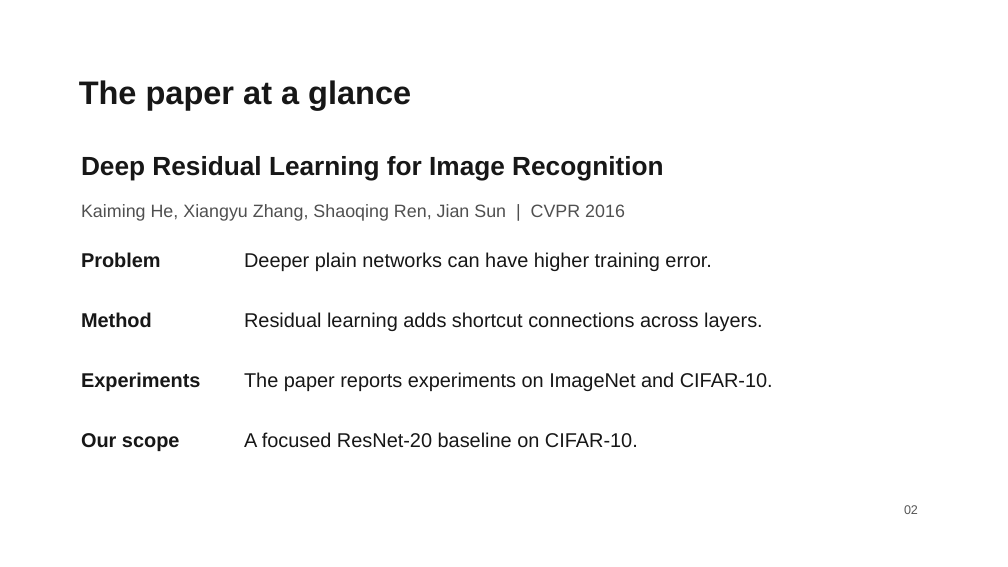
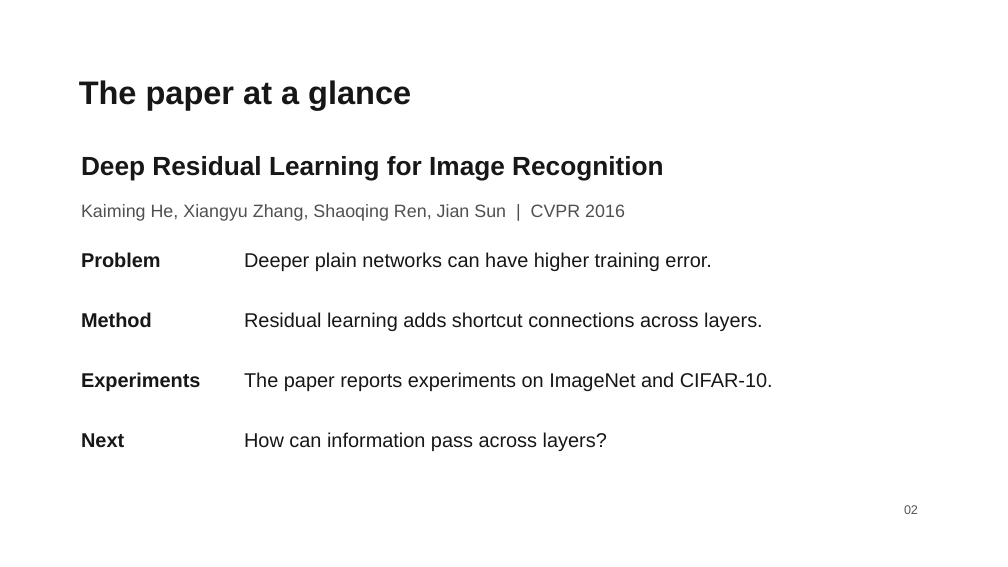
Before and after one commit to liuyanze910-svg/miae01-resnet-replication, a slide deck: slide 2 of docs/slides/week4_a_background_methods.pptx. Drawn at 1008x567 pixels with LibreOffice and Linux fonts; fonts in the diff are those of the drawing; background and template pictures are left out. Boxes give left, top, right and bottom in pixels: in the first picture for what was removed or moved away, otherwise in the second. Text is boxed around its words. In the diff, an @@ line names an element or a change of style, - is before the commit and + after.

```diff
--- a/docs/slides/week4_a_background_methods.pptx
+++ b/docs/slides/week4_a_background_methods.pptx
@@ text at (x1=81, y1=433, x2=124, y2=447): text changed @@
-Our scope
+Next
@@ text at (x1=244, y1=432, x2=607, y2=451): text changed @@
-A focused ResNet-20 baseline on CIFAR-10.
+How can information pass across layers?
```
Also in this commit, not shown: 2 other slides changed, 1 other file.
